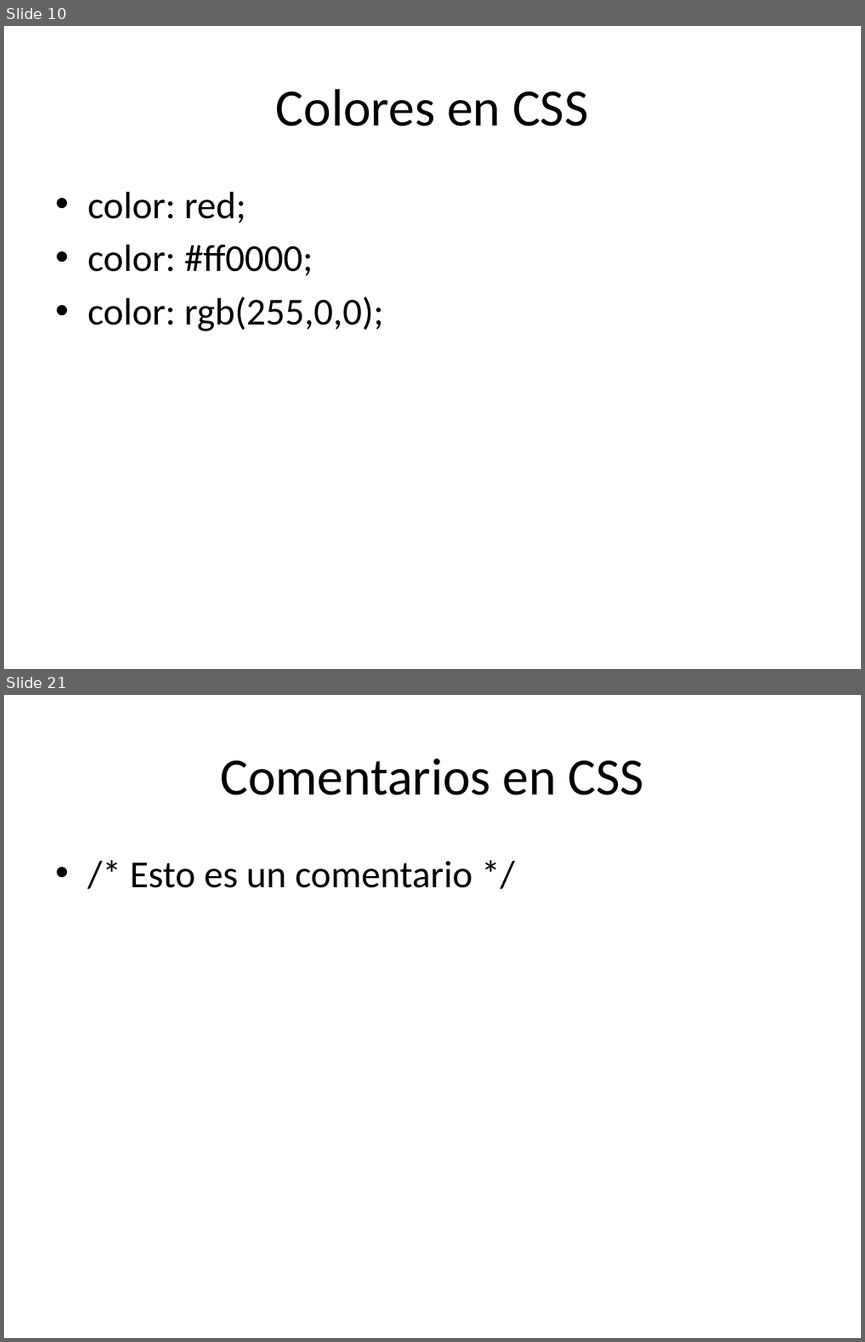
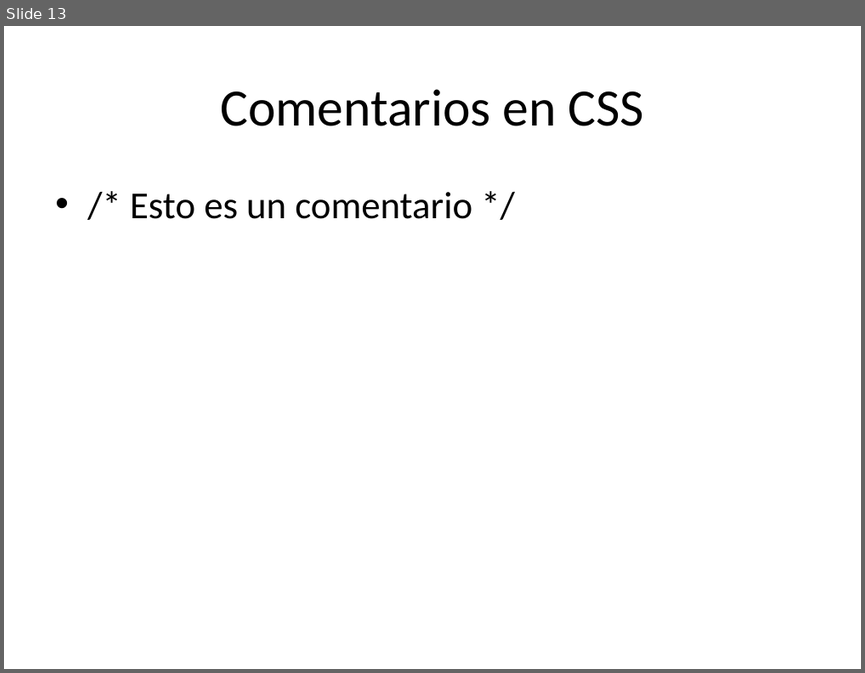
Before and after one commit to santillanlc/ImplementaPaginasWeb, a slide deck: Practica_CSS_Basico28-01-26.pptx. Shown one above the other, each under a label of ours: slides 10 and 21 before the commit, slide 13 after it; the slides between them are not shown. The pictures are 865x1342 and 865x673 pixels, drawn with LibreOffice and Linux fonts; fonts in the diff are those of the drawing. Boxes give left, top, right and bottom in pixels: in the first picture for what was removed or moved away, otherwise in the second. Text is boxed around its words. In the diff, an @@ line names an element or a change of style, - is before the commit and + after.

```diff
--- a/Practica_CSS_Basico28-01-26.pptx
+++ b/Practica_CSS_Basico28-01-26.pptx
@@ slide 10 removed at (4,26,861,669), background #FFFFFF @@
@@ title removed at (276,89,588,126) @@
-Colores en CSS
@@ text removed at (87,192,384,331) @@
-• color: red;
-• color: #ff0000;
-• color: rgb(255,0,0);
@@ what was slide 21 is now slide 13 @@
```
Also in this commit, not shown: 10 slides changed, 4 slides added, 10 other slides removed.
